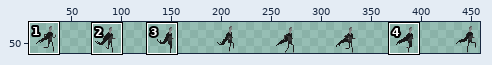
Sprite sheet: Assets/Art/Spritesheets/Human Spritesheet/Human Running Animation.png. Above: a wide view before the commit, with the close-up outlined.
Close-up. First the earlier version:
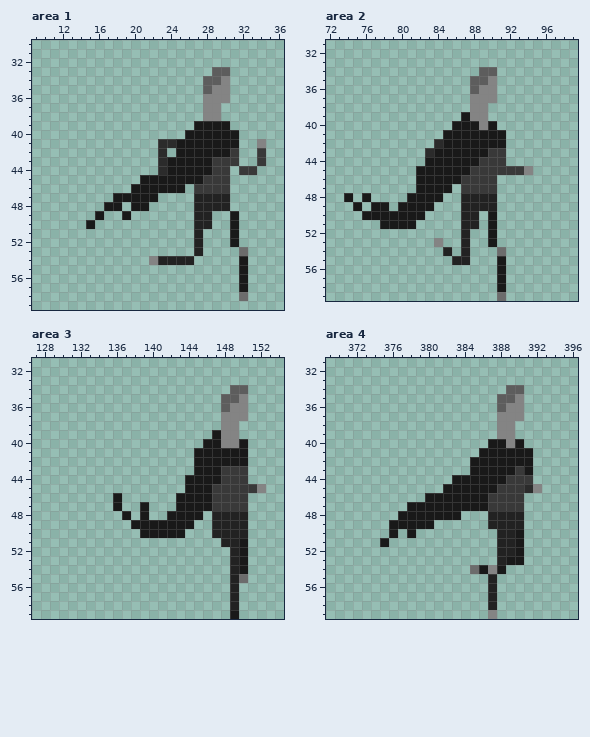
The file is 480x60 pixels. Colours within 5 levels of each other are drawn and written as one. Shown: area 1: x 9..36, y 30..59; area 2: x 72..99, y 31..59; area 3: x 127..154, y 31..59; area 4: x 369..396, y 31..59. The wide view leaves out empty margins. The commit also changed other parts of the picture, which this record leaves out.
The result:
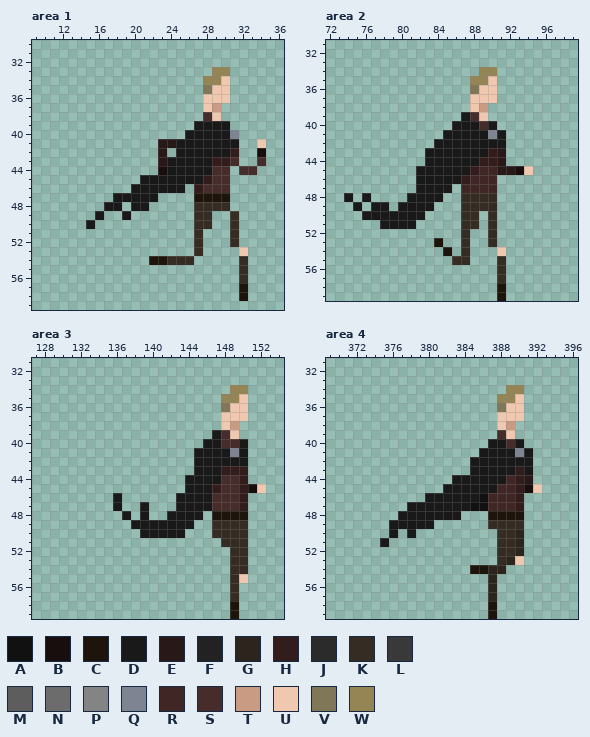
Palette (. is transparent): A #111111  B #180e0d  C #1d150b  D #191919  E #281918  F #222222  G #2b251d  H #331d1c  J #2b2b2b  K #352d24  L #393939  M #5d5d5d  N #6c6c6c  P #848484  Q #7e8492  R #402726  S #462d2c  T #ca9b83  U #f0c8af  V #807658  W #958555
Changes in this commit:
Changed rows in their new state; - is an unchanged pixel.
Area 1:
first column x 22:
33 -------WW----
34 ------WWU----
35 ------VUU----
36 ------UUU----
37 ------UT-----
38 ------SU-----
40 ---------Q---
41 -EE---------U
42 -E-------H--B
43 -E-----HHS--S
44 -B-----SS-SS-
45 ------HSS----
46 -----HSSS----
47 -----CCCC----
48 -----KKKK----
49 -----KK--K---
50 -----KK--K---
51 -----K---K---
52 -----K---K---
53 -----K----U--
54 CCKKK-----K--
55 ----------K--
56 ----------K--
57 ----------C--
58 ----------C--
Area 2:
first column x 83:
34 ------WW----
35 -----WWU----
36 -----VUU----
37 -----UUU----
38 -----UT-----
39 -----SU-----
40 ------S-----
41 -------Q----
42 -D----------
43 D------HE---
44 ------HHE---
45 -----HRREEBU
46 ----HRRR----
47 ----RRRR----
48 ----KKKK----
49 ----KKKK----
50 ----KK-K----
51 ----KK-K----
52 ----K--K----
53 -C--K--K----
54 --C-K---U---
55 ---KK---K---
56 --------K---
57 --------K---
58 --------C---
59 --------C---
Area 3:
first column x 147:
34 --WW--
35 -WWU--
36 -VUU--
37 -UUU--
38 -UT---
39 -SU---
40 -SS---
41 --Q---
43 -HHH--
44 -SSH--
45 HSSHBU
46 SSSH--
47 SSSH--
48 CCCC--
49 KKKK--
50 KKKK--
51 -KKK--
52 --KK--
53 --KK--
54 --KK--
55 --KU--
56 --K---
57 --K---
58 --C---
59 --C---
Area 4:
first column x 385:
34 ----WW--
35 ---WWU--
36 ---VUU--
37 ---UUU--
38 ---UT---
39 ---SU---
40 ----S---
41 -----Q--
43 -----H--
44 ----RHE-
45 ---RRHBU
46 -ARRRH--
47 AARRRH--
48 --CCCC--
49 --KKKK--
50 ---KKG--
51 ---KKG--
52 ---KKG--
53 ---KGU--
54 CCGG----
55 --G-----
56 --G-----
57 --G-----
58 --C-----
59 --C-----
Where, in picture pixels (left, top, right, bottom), the same in both close-ups:
changed: (149, 67, 266, 301)
changed: (425, 67, 533, 301)
changed: (212, 385, 266, 619)
changed: (470, 385, 542, 619)
